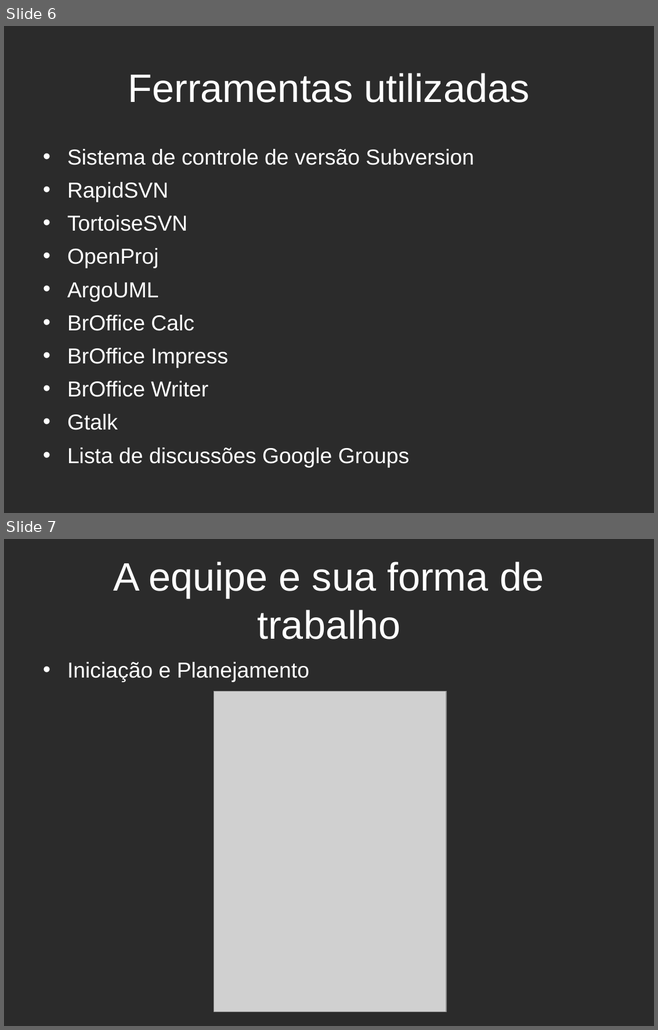
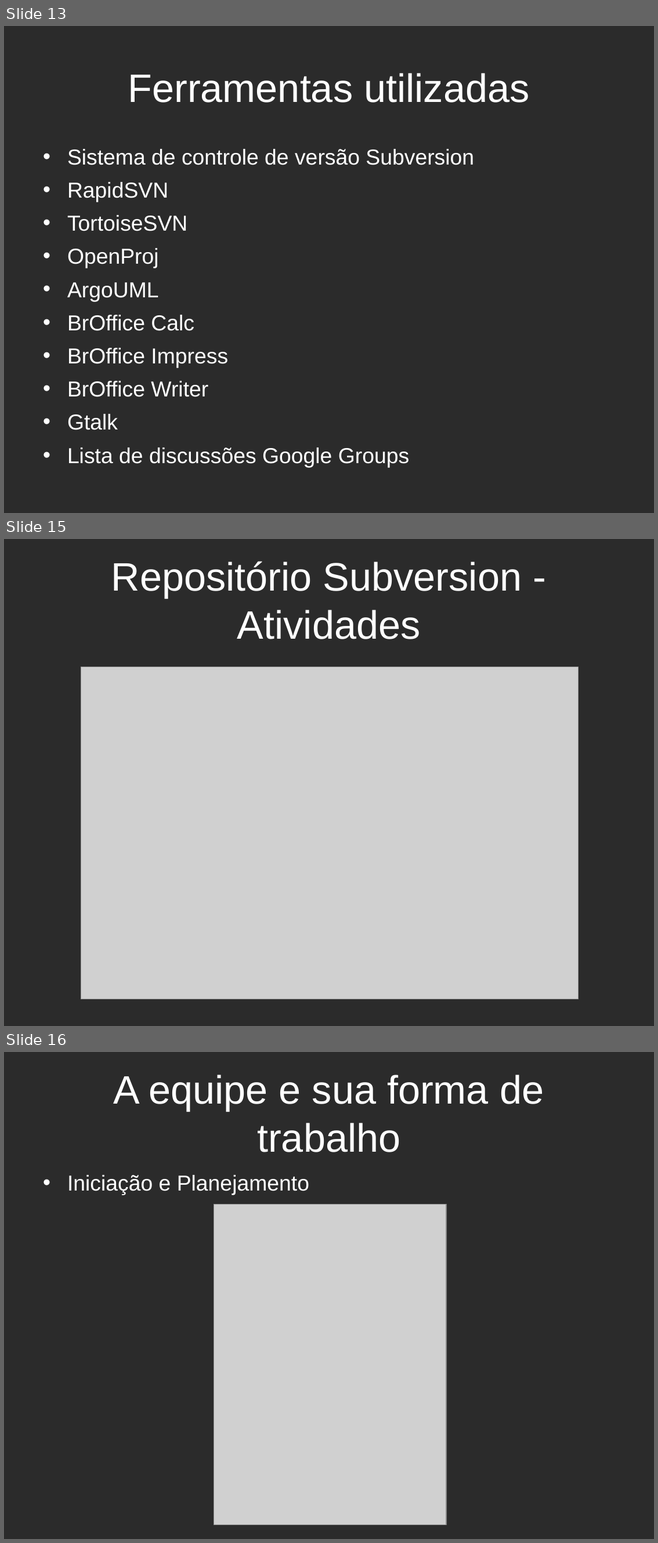
Before and after one commit to Hian-Cintra/fooddeliveryweb, a slide deck: Documentacao/Outros Documentos/Apresentação FoodDeliveryWeb.odp. Shown one above the other, each under a label of ours: slides 6 and 7 before the commit, slides 13, 15 and 16 after it; the slides between them are not shown. The pictures are 658x1030 and 658x1543 pixels, drawn with LibreOffice and Linux fonts; fonts in the diff are those of the drawing; grey boxes stand for pictures; background and template pictures are left out; a plain dark background stands for a picture behind light text. Boxes give left, top, right and bottom in pixels: in the first picture for what was removed or moved away, otherwise in the second. Text is boxed around its words. In the diff, an @@ line names an element or a change of style, - is before the commit and + after.

```diff
--- a/Documentacao/Outros Documentos/Apresentação FoodDeliveryWeb.odp
+++ b/Documentacao/Outros Documentos/Apresentação FoodDeliveryWeb.odp
@@ slide 15 added at [4,539,654,1026], background picture (left out) @@
@@ title added at [111,561,521,639], 44 pt, text #FFFFFF @@
+Repositório Subversion - Atividades
@@ picture added at [81,667,578,999] @@
@@ what was slide 6 is now slide 13 @@
@@ what was slide 7 is now slide 16 @@
```
Also in this commit, not shown: 2 slides changed, 8 other slides added.
